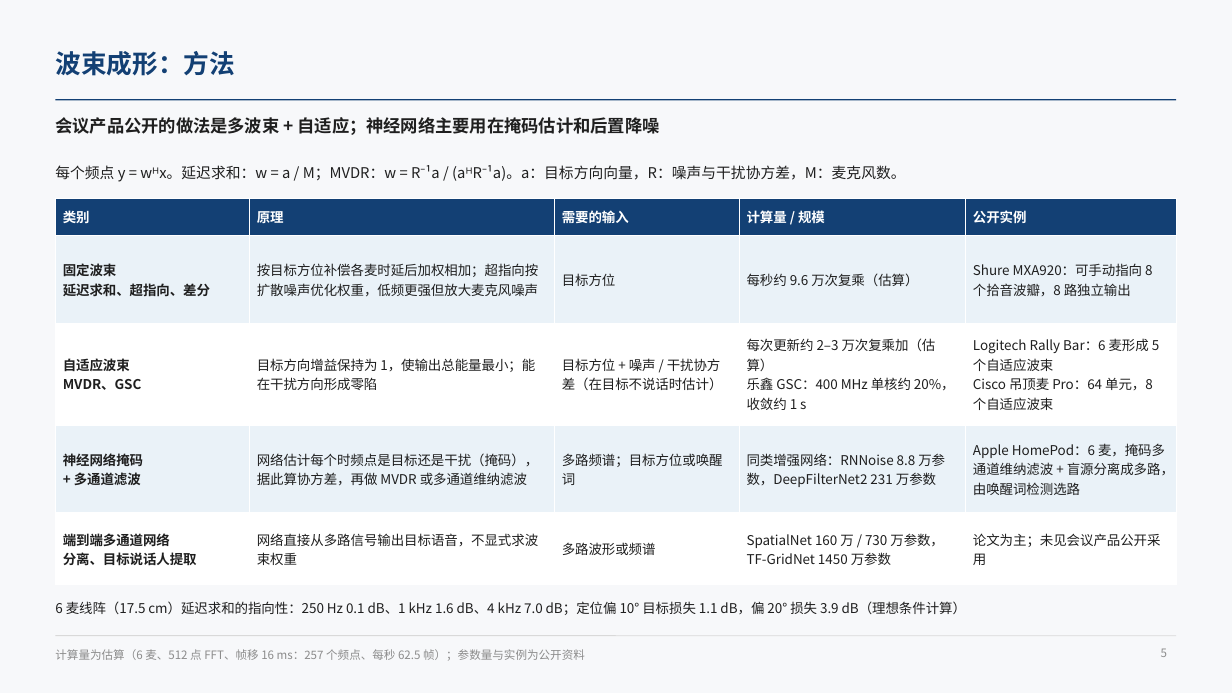
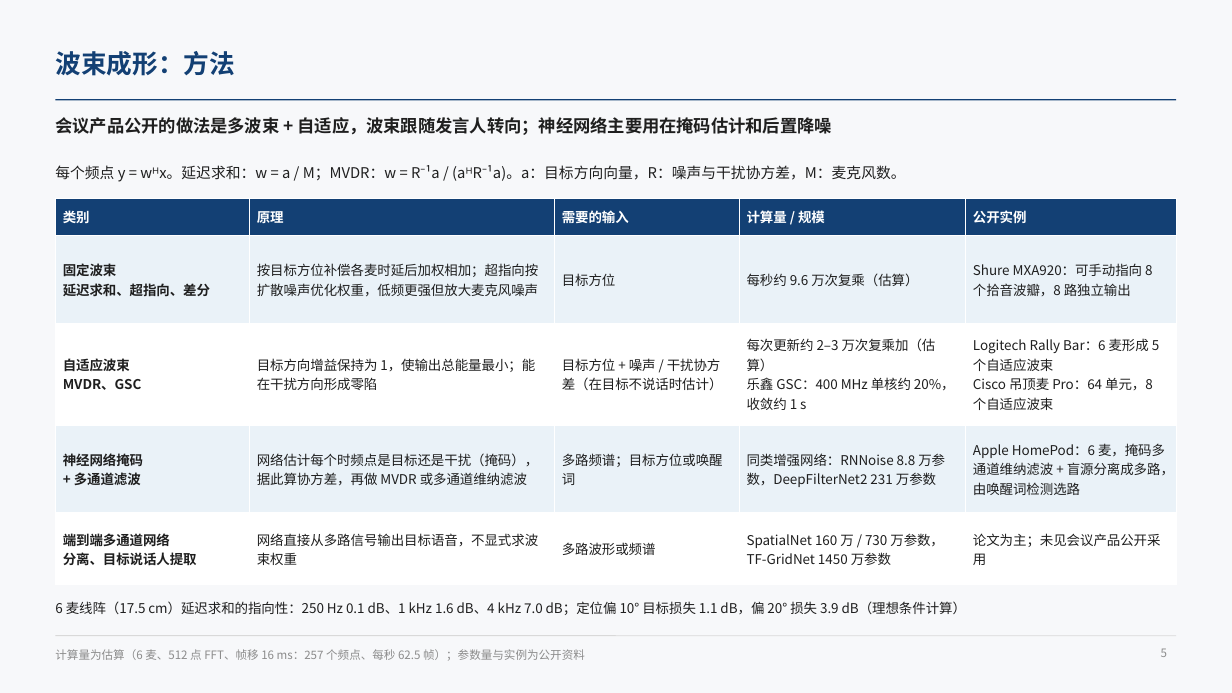
Before and after one commit to ZeroFoxxi/ssl-scene1, a slide deck: slide 5 of 01_场景一_摄像头声源定位/技术总结/声源定位与波束成形技术总结.pptx. Drawn at 1232x693 pixels with LibreOffice and Linux fonts; fonts in the diff are those of the drawing. Boxes give left, top, right and bottom in pixels: in the first picture for what was removed or moved away, otherwise in the second. Text is boxed around its words. In the diff, an @@ line names an element or a change of style, - is before the commit and + after.

```diff
--- a/01_场景一_摄像头声源定位/技术总结/声源定位与波束成形技术总结.pptx
+++ b/01_场景一_摄像头声源定位/技术总结/声源定位与波束成形技术总结.pptx
@@ text at [55, 117, 832, 135]: text changed @@
-会议产品公开的做法是多波束 + 自适应；神经网络主要用在掩码估计和后置降噪
+会议产品公开的做法是多波束 + 自适应，波束跟随发言人转向；神经网络主要用在掩码估计和后置降噪
```
Also in this commit, not shown: 1 other slide changed, 1 slide removed, 3 other files.
